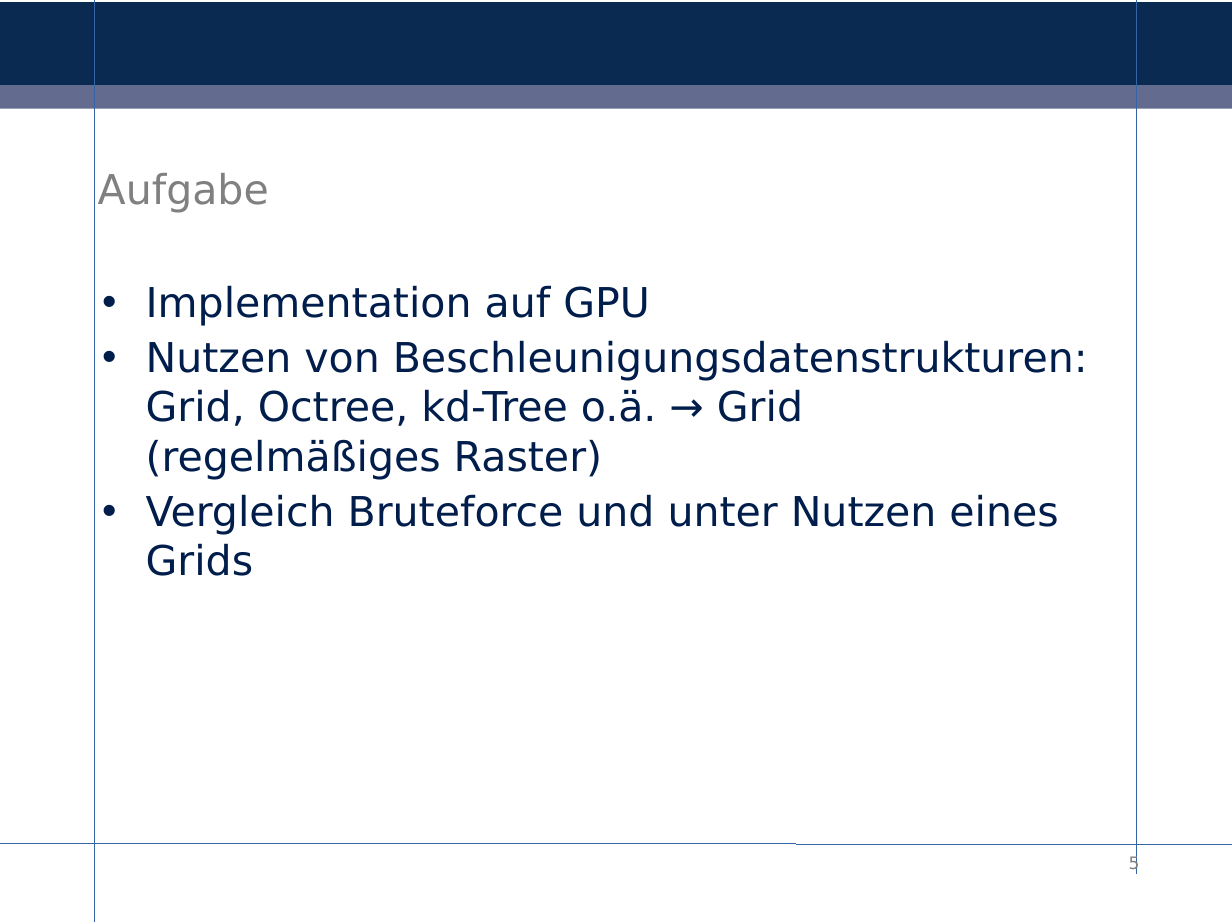
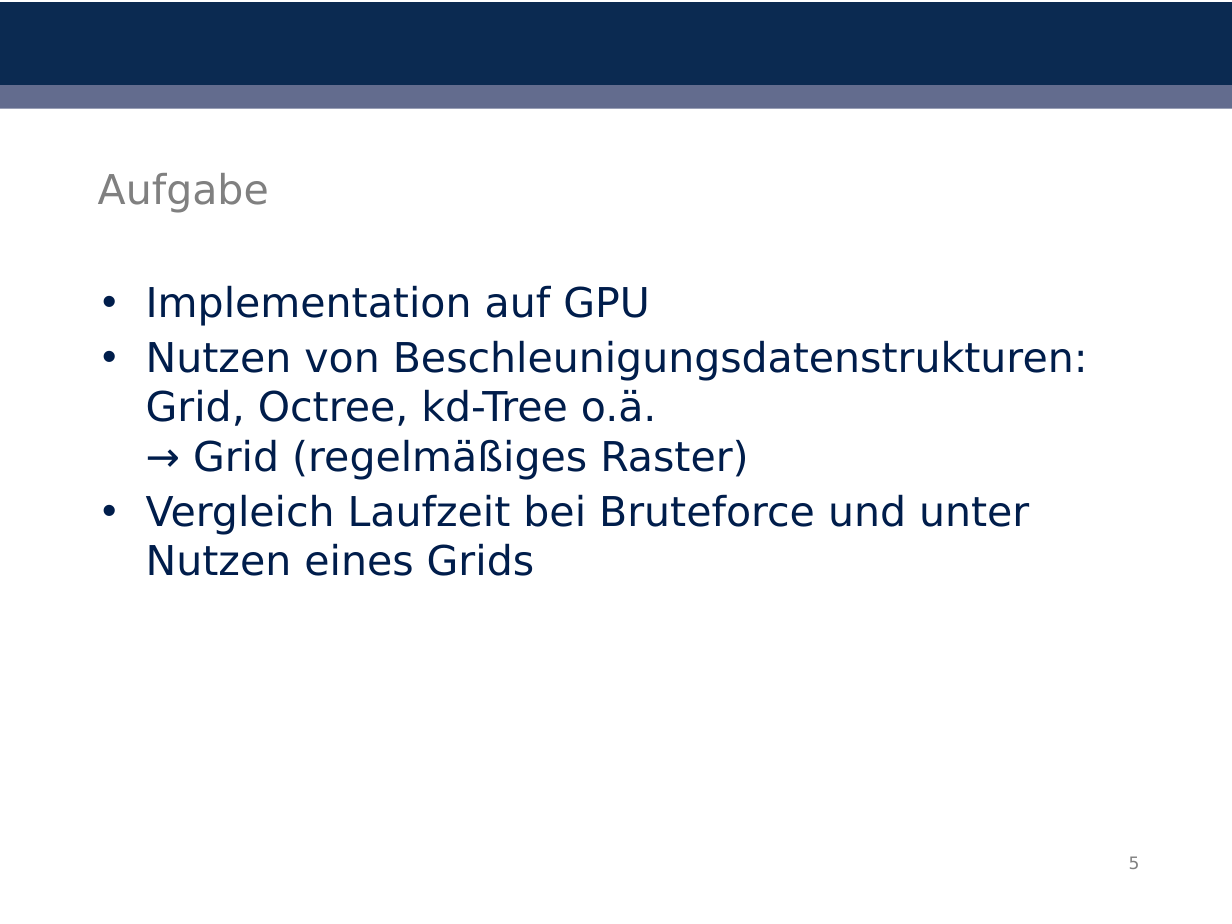
Before and after one commit to ComputationalRadiationPhysics/haseongpu, a slide deck: slide 5 of literature/Praesentation/abschlusspraesentation.odp. Drawn at 1232x924 pixels with LibreOffice and Linux fonts; fonts in the diff are those of the drawing; background and template pictures are left out. Boxes give left, top, right and bottom in pixels: in the first picture for what was removed or moved away, otherwise in the second. Text is boxed around its words. In the diff, an @@ line names an element or a change of style, - is before the commit and + after.

```diff
--- a/literature/Praesentation/abschlusspraesentation.odp
+++ b/literature/Praesentation/abschlusspraesentation.odp
@@ line removed from (95, 0) to (95, 922) @@
@@ line removed from (1136, 0) to (1136, 873) @@
@@ text at <box>146,494,1029,576</box>: text changed @@
-• Vergleich Bruteforce und unter Nutzen eines Grids
+• Vergleich Laufzeit bei Bruteforce und unter Nutzen eines Grids
@@ line removed from (0, 844) to (1232, 844) @@
```
Also in this commit, not shown: 12 other slides changed, 1 slide added, 1 other file.
